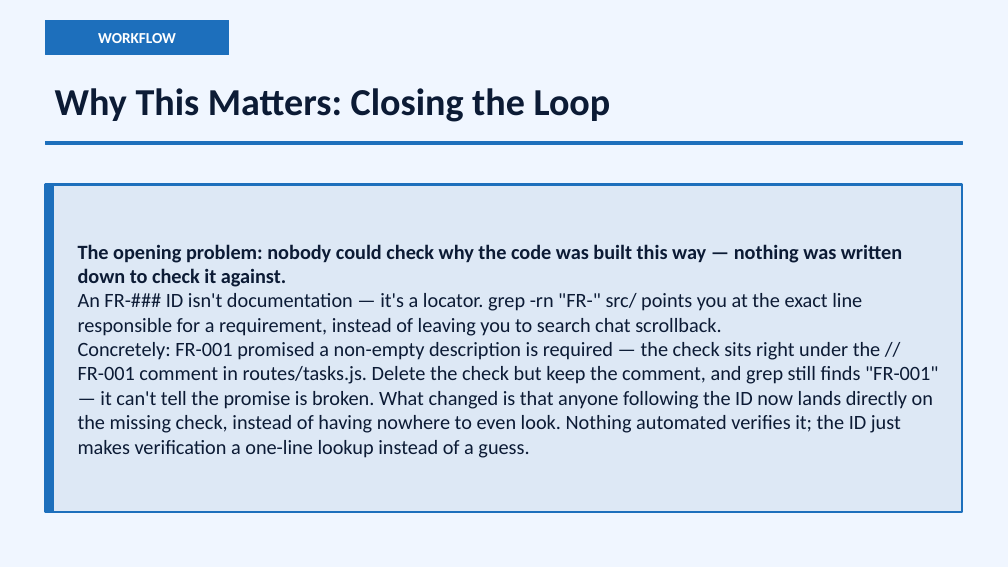
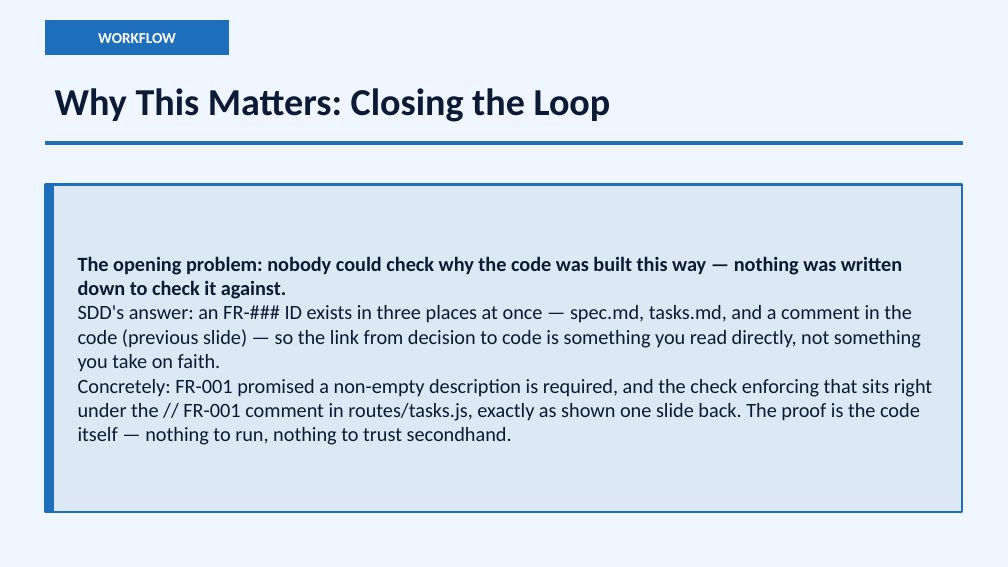
Before and after one commit to choicespecs/speckit-live-workshop, a slide deck: slide 15 of presentation/SpecDrivenDevelopment.pptx. Drawn at 1008x567 pixels with LibreOffice and Linux fonts; fonts in the diff are those of the drawing. Boxes give left, top, right and bottom in pixels: in the first picture for what was removed or moved away, otherwise in the second. Text is boxed around its words. In the diff, an @@ line names an element or a change of style, - is before the commit and + after.

```diff
--- a/presentation/SpecDrivenDevelopment.pptx
+++ b/presentation/SpecDrivenDevelopment.pptx
@@ text at (x1=78, y1=305, x2=932, y2=445): text changed @@
-An FR-### ID isn't documentation — it's a locator. grep -rn "FR-" src/ points you at the exact line responsible for a requirement, instead of leaving you to search chat scrollback.
-Concretely: FR-001 promised a non-empty description is required — the check sits right under the // FR-001 comment in routes/tasks.js. Delete the check but keep the comment, and grep still finds "FR-001" — it can't tell the promise is broken. What changed is that anyone following the ID now lands directly on the missing check, instead of having nowhere to even look. Nothing automated verifies it; the ID just makes verification a one-line lookup instead of a guess.
+SDD's answer: an FR-### ID exists in three places at once — spec.md, tasks.md, and a comment in the code (previous slide) — so the link from decision to code is something you read directly, not something you take on faith.
+Concretely: FR-001 promised a non-empty description is required, and the check enforcing that sits right under the // FR-001 comment in routes/tasks.js, exactly as shown one slide back. The proof is the code itself — nothing to run, nothing to trust secondhand.
```
